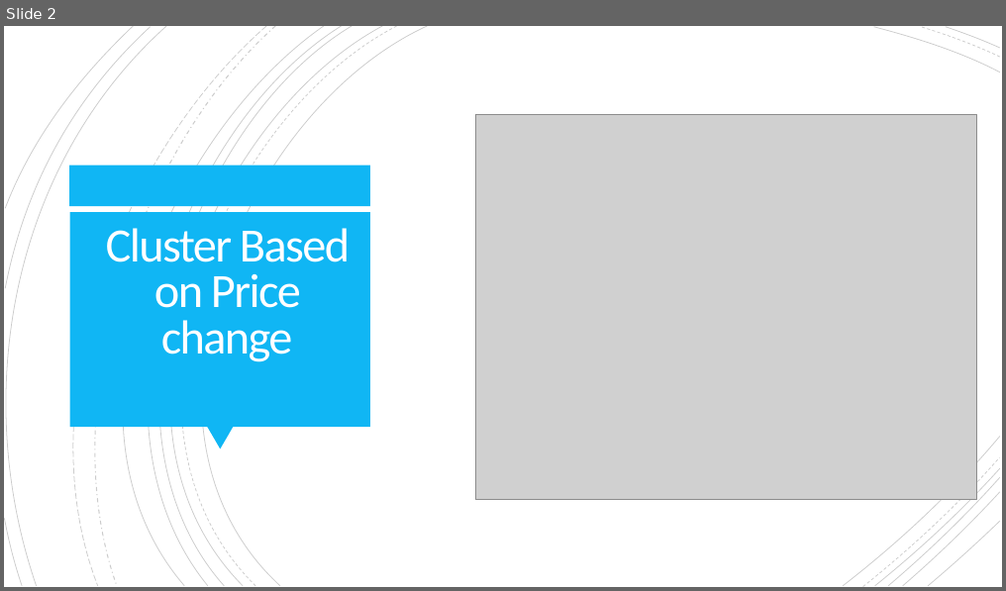
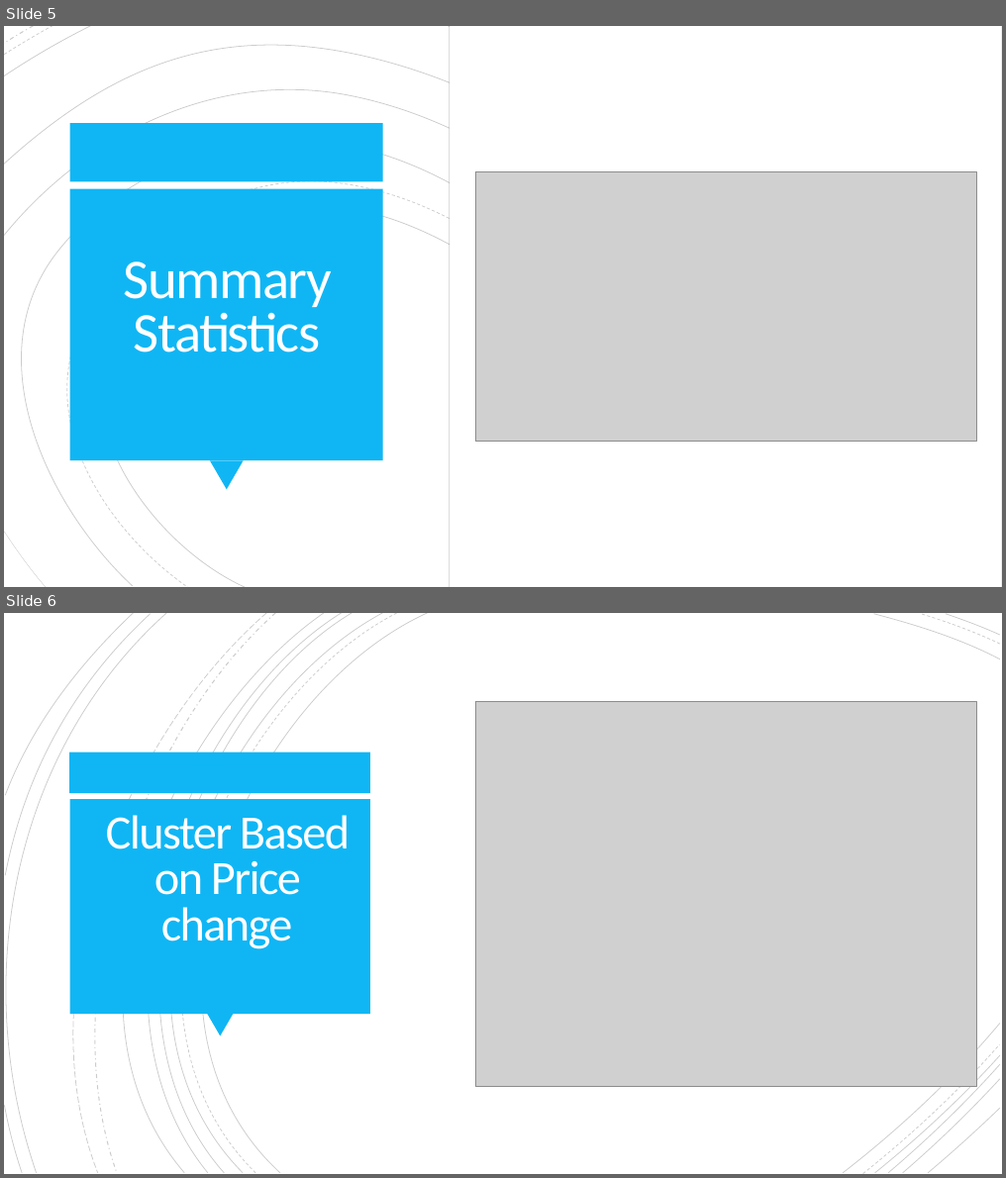
Before and after one commit to tamtam0/ist-707, a slide deck: IST707-Group2.pptx. Shown one above the other, each under a label of ours: slide 2 before the commit, slides 5 and 6 after it. The pictures are 1006x591 and 1006x1178 pixels, drawn with LibreOffice and Linux fonts; fonts in the diff are those of the drawing; grey boxes stand for pictures. Boxes give left, top, right and bottom in pixels: in the first picture for what was removed or moved away, otherwise in the second. Text is boxed around its words. In the diff, an @@ line names an element or a change of style, - is before the commit and + after.

```diff
--- a/IST707-Group2.pptx
+++ b/IST707-Group2.pptx
@@ slide 5 added at [4,26,1002,587], background #FFFFFF; not listed: 15 template elements that a slide beside it also shows @@
@@ rectangle added at [4,26,1002,587], fill #FFFFFF @@
@@ rectangle added at [450,26,1002,587], fill #FFFFFF, outline #000000 0.75 pt @@
@@ group added at [4,26,1002,587]: 19 freeform shapes @@
@@ group added at [4,26,1002,587]: 19 freeform shapes @@
@@ rectangle added at [70,123,383,181], fill #10B6F4 @@
@@ picture added at [475,173,976,442] @@
@@ rectangle added at [70,189,383,461], fill #10B6F4 @@
@@ title added at [124,262,332,353], 54 pt, text #FFFEFF @@
+Summary Statistics
@@ triangle added at [210,461,244,489], fill #10B6F4 @@
@@ what was slide 2 is now slide 6 @@
```
Also in this commit, not shown: 1 slide changed, 4 other slides added, 1 slide removed.
